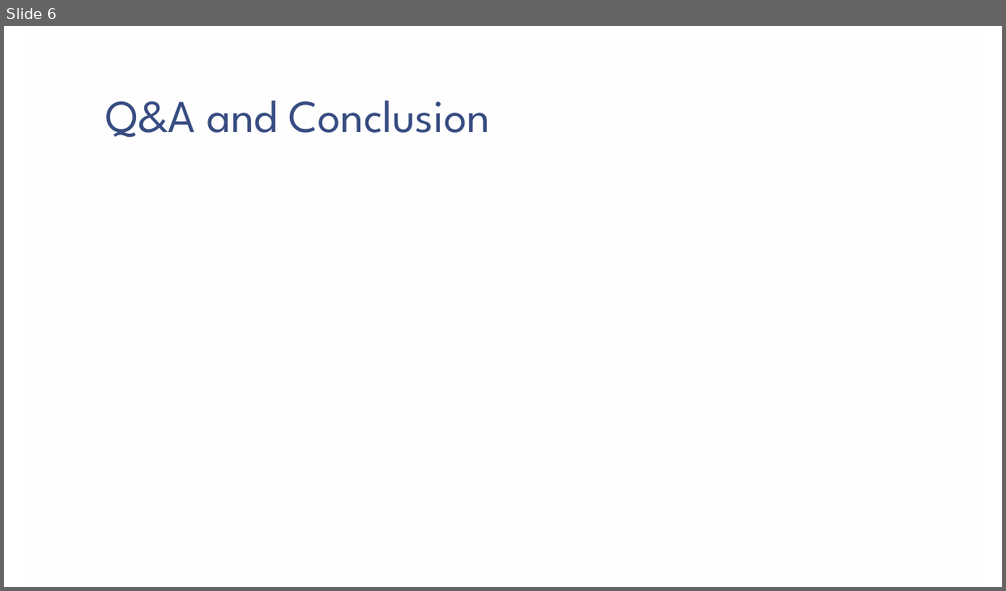
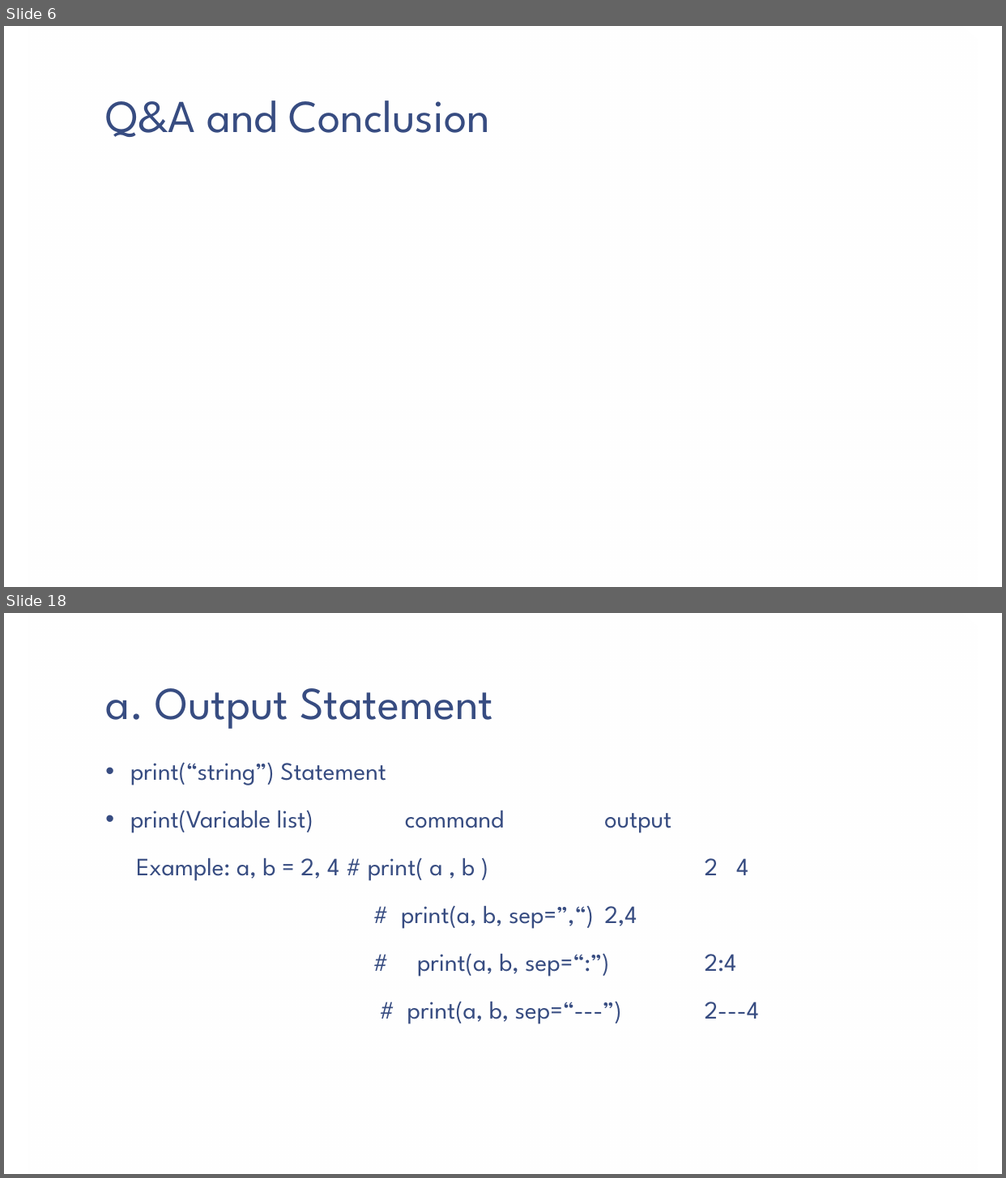
Before and after one commit to vaishnavi-consultants/Computer-Science, a slide deck: Python/Session2/PPT/Python_Fundamentals(Notes).pptx. Shown one above the other, each under a label of ours: slide 6 before the commit, slides 6 and 18 after it; the slides between them are not shown. The pictures are 1006x591 and 1006x1178 pixels, drawn with LibreOffice and Linux fonts; fonts in the diff are those of the drawing; background and template pictures are left out. Boxes give left, top, right and bottom in pixels: in the first picture for what was removed or moved away, otherwise in the second. Text is boxed around its words. In the diff, an @@ line names an element or a change of style, - is before the commit and + after.

```diff
--- a/Python/Session2/PPT/Python_Fundamentals(Notes).pptx
+++ b/Python/Session2/PPT/Python_Fundamentals(Notes).pptx
@@ slide 18 added at box(4, 613, 1002, 1174), background picture (left out); not listed: 1 template element that a slide beside it also shows @@
@@ title added at box(105, 688, 493, 729), 44 pt, text #374C81 @@
+a. Output Statement
@@ text added at box(130, 762, 759, 1024), 24 pt, text #374C81 @@
+• print(“string”) Statement
+• print(Variable list) command output
+Example: a, b = 2, 4 # print( a , b ) 2 4
+# print(a, b, sep=”,“) 2,4
+# print(a, b, sep=“:”) 2:4
+# print(a, b, sep=“---”) 2---4
```
Also in this commit, not shown: 6 slides changed, 12 other slides added.
